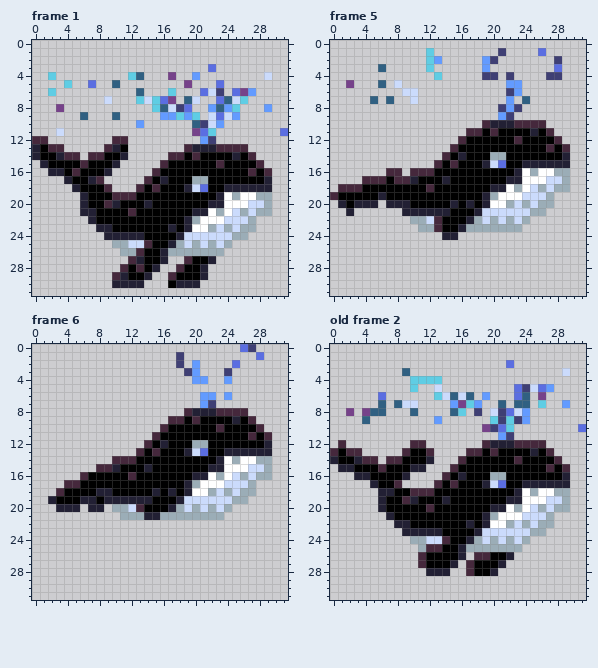
Two states of a pixel-art file, Alzey2024/Assets/Sprites/wahl32.aseprite. The first picture shows the starting point.
32x32 pixels, 12 frames. Shown: frame 1, frame 5, frame 6, old frame 2. The commit also changed other frames, which this record leaves out.
The result:
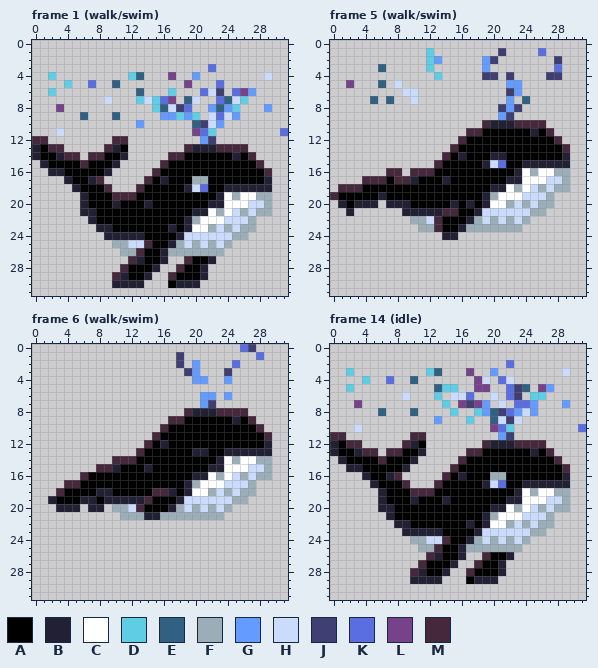
Palette (. is transparent): A #000000  B #222034  C #ffffff  D #5fcde4  E #306082  F #9badb7  G #639bff  H #cbdbfc  J #3f3f74  K #5b6ee1  L #76428a  M #45283c
A new or re-ordered frame is compared with the old frame closest to it.
Edits made:
frames 12 -> 37
Changed rows in their new state; - is an unchanged pixel.
Frame 1 (walk/swim):
first column x 5:
14 ---------------A-------
15 ------------------A----
16 A---------------------A
18 ----------A------------
20 ----A------------------
21 -------A---------------
first column x 13:
28 A
Frame 5 (walk/swim):
first column x 12:
11 --------A-------
12 -----------A----
13 ---------------A
14 --------BB------
15 ---A------------
18 A---------------
21 --MM------------
Frame 6 (walk/swim):
first column x 12:
 9 --------A-------
10 -----------A----
11 ---------------A
12 --------AA------
13 ---A---ABB------
16 A---------------
18 ---MM-----------
19 --M-------------
Frame 14 (idle) is new; against old frame 2:
first column x 0:
 3 --D------.--DE---L--G-------
 4 ----D--K--E...----LH-KH-----
 5 --D-------.--EDD--LL--KJE.L-
 6 ------.--H----.H-K-.H-KJ.DD-
 7 ---L--.-...---D.-JLG-H-KKG.-
 8 --.-..---------D.-DGE--GHG--
 9 ----.------------D--EHJH.---
10 ---H---------------.L-------
11 MM--------MM----------------
12 BAMM-----MBA----------------
13 B-ABMM-MMA-B.-------A-------
14 .B-AAAMAA-B..----------A----
15 -.-B--A--B..---------------A
16 ---.---BM.------------------
17 --------AM-----A------------
18 -------A--------------------
19 ---------A------------------
20 -------B----A---------------
first column x 10:
25 --F---------
26 -.MB----.---
27 -------.M---
28 MBAA------AB
29 BBBB---ABBB-
